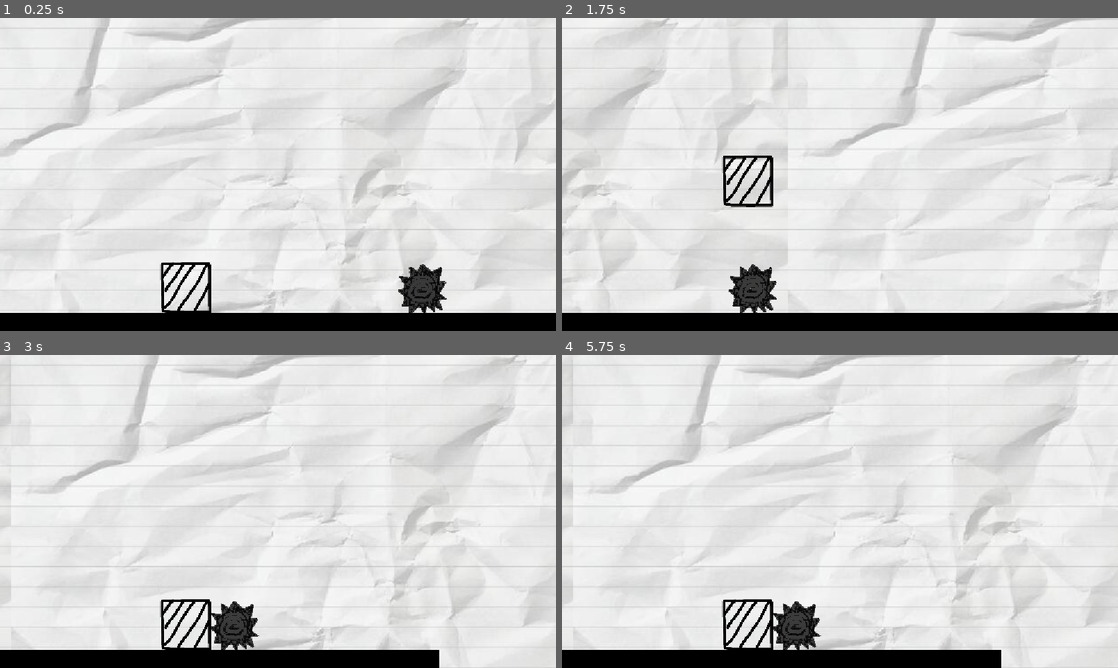
Above: before the commit, frames 1-4 (two rows, left to right).
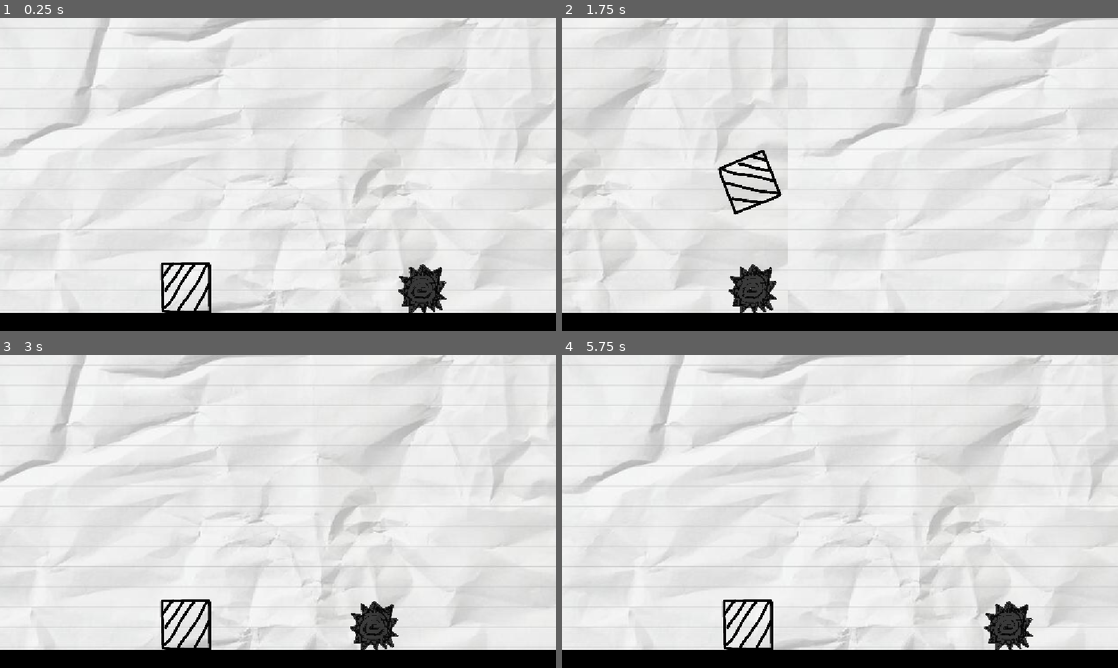
Above: after the commit, the same moments.

Repository: hanifaudah/jump-2
Game: Godot game, scene res://scenes/main.tscn
Same seed, same stepped clock (60 frames per second), same inputs: the game is played once before the commit and once after it.
Inputs:
- Up to frame 1 (0.25 s): no input
- Up to frame 2 (1.75 s): tap Enter (ui_accept) at 0.5, 0.77, 1.52 s
- Up to frame 3 (3 s): no input
- Up to frame 4 (5.75 s): tap Enter (ui_accept) at 3.02, 3.77, 4.52 s

The runs differ from the first frame. In frame 1, less than 0.1% of the frame differs, in the area x 29-38%, y 78-95%; in frame 2, 0.9%; in frame 3, 12%, in the area x 0-100%, y 0-100%; in frame 4, 11%.

Commit message:
update level 1

Diff:
--- /dev/null
+++ b/scenes/death_screen.tscn
@@ -0,0 +1,9 @@
+[gd_scene format=3 uid="uid://mmydow6ddikw"]
+
+[ext_resource type="Texture2D" uid="uid://dllnb2jhnprkg" path="res://assets/death_screen.png" id="1_uyutr"]
+
+[node name="DeathScreen" type="Node2D" unique_id=1371742448]
+
+[node name="DeathScreen" type="Sprite2D" parent="." unique_id=2085223322]
+position = Vector2(580, 330)
+texture = ExtResource("1_uyutr")
--- /dev/null
+++ b/scenes/finish_line.tscn
@@ -0,0 +1,13 @@
+[gd_scene format=3 uid="uid://e5ewcmd2ajwt"]
+
+[ext_resource type="Script" uid="uid://gooq3ns4c3es" path="res://scripts/finish_line.gd" id="1_ojfi3"]
+
+[sub_resource type="RectangleShape2D" id="RectangleShape2D_ot528"]
+size = Vector2(20, 150)
+
+[node name="FinishLine" type="StaticBody2D" unique_id=809478107]
+script = ExtResource("1_ojfi3")
+
+[node name="CollisionShape2D" type="CollisionShape2D" parent="." unique_id=44340904]
+position = Vector2(0, 65)
+shape = SubResource("RectangleShape2D_ot528")
--- a/scenes/level1.tscn
+++ b/scenes/level1.tscn
@@ -4,13 +4,26 @@
 [ext_resource type="PackedScene" uid="uid://chk45sbe53y14" path="res://scenes/floor.tscn" id="2_dopym"]
 [ext_resource type="PackedScene" uid="uid://b72p38rfwlfch" path="res://scenes/player.tscn" id="3_ootpb"]
 [ext_resource type="PackedScene" uid="uid://cfhfibutt7ox6" path="res://scenes/rock.tscn" id="4_dwgg1"]
+[ext_resource type="PackedScene" uid="uid://e5ewcmd2ajwt" path="res://scenes/finish_line.tscn" id="5_ru4tf"]
 
 [node name="Level1" type="Node2D" unique_id=963956770]
 script = ExtResource("1_jwv3a")
 
 [node name="Floor" parent="." unique_id=1536830416 instance=ExtResource("2_dopym")]
 position = Vector2(0, 610)
-scale = Vector2(3, 1)
+scale = Vector2(6, 1)
+
+[node name="Floor2" parent="." unique_id=1798165315 instance=ExtResource("2_dopym")]
+position = Vector2(4610, 510)
+scale = Vector2(0.3, 1)
+
+[node name="Floor3" parent="." unique_id=257097353 instance=ExtResource("2_dopym")]
+position = Vector2(4960, 410)
+scale = Vector2(0.3, 1)
+
+[node name="Floor4" parent="." unique_id=1678040935 instance=ExtResource("2_dopym")]
+position = Vector2(5310, 310)
+scale = Vector2(0.3, 1)
 
 [node name="Line2D" type="Line2D" parent="." unique_id=1241511202]
 scale = Vector2(26.095, 1)
@@ -30,3 +43,15 @@
 
 [node name="StaticBody2D3" parent="." unique_id=118639133 instance=ExtResource("4_dwgg1")]
 position = Vector2(3030, 560)
+
+[node name="StaticBody2D4" parent="." unique_id=1960910848 instance=ExtResource("4_dwgg1")]
+position = Vector2(4560, 560)
+
+[node name="StaticBody2D5" parent="." unique_id=498616071 instance=ExtResource("4_dwgg1")]
+position = Vector2(4910, 460)
+
+[node name="StaticBody2D6" parent="." unique_id=429377143 instance=ExtResource("4_dwgg1")]
+position = Vector2(5260, 360)
+
+[node name="FinishLine" parent="." unique_id=809478107 instance=ExtResource("5_ru4tf")]
+position = Vector2(6900, 470)
--- a/scenes/player_spawn.tscn
+++ /dev/null
@@ -1,13 +0,0 @@
-[gd_scene format=3 uid="uid://b20n3k5s2chhl"]
-
-[ext_resource type="Script" uid="uid://ca7sw8w7bp5ji" path="res://scenes/player_spawn.gd" id="1_evywo"]
-
-[node name="PlayerSpawn" type="Node2D" unique_id=2026362471]
-script = ExtResource("1_evywo")
-
-[node name="ColorRect" type="ColorRect" parent="." unique_id=1232483147]
-offset_left = 100.0
-offset_top = 508.0
-offset_right = 200.0
-offset_bottom = 608.0
-color = Color(0.42745098, 1, 1, 1)
--- /dev/null
+++ b/scenes/rock.gd
@@ -0,0 +1,2 @@
+class_name Rock
+extends StaticBody2D
--- a/scenes/rock.tscn
+++ b/scenes/rock.tscn
@@ -1,11 +1,13 @@
 [gd_scene format=3 uid="uid://cfhfibutt7ox6"]
 
 [ext_resource type="Texture2D" uid="uid://6avfj33a470y" path="res://assets/rock.png" id="1_1di36"]
+[ext_resource type="Script" uid="uid://dxj5yoyidrrc3" path="res://scenes/rock.gd" id="1_mek2u"]
 
 [sub_resource type="RectangleShape2D" id="RectangleShape2D_l62v7"]
 size = Vector2(100, 100)
 
 [node name="Rock" type="StaticBody2D" unique_id=1739663039]
+script = ExtResource("1_mek2u")
 
 [node name="ColorRect" type="ColorRect" parent="." unique_id=596985645]
 anchors_preset = 8
--- /dev/null
+++ b/scripts/finish_line.gd
@@ -0,0 +1,2 @@
+class_name FinishLine
+extends StaticBody2D
--- a/scripts/main.gd
+++ b/scripts/main.gd
@@ -4,6 +4,7 @@
 
 @onready var camera: Camera2D = $Camera2D
 var player: Player
+var finish_line: FinishLine
 var viewport_size: Vector2
 var offset: float
 
@@ -18,11 +19,26 @@
 	add_child(level)
 
 	player = level.get_node("Player") as Player
+	player.died.connect(_on_player_died)
+	player.level_completed.connect(_on_player_level_completed)
 	player.position.x = player.get_width()
+
+	finish_line = level.get_node("FinishLine") as FinishLine
+
+func _on_player_died():
+	get_tree().reload_current_scene()
+
+func _on_player_level_completed():
+	get_tree().reload_current_scene()
 
 func _process(_delta):
 	if player:
-		camera.position.x = max(camera.position.x, player.global_position.x + offset)
+		# nearing finish line
+		if camera.position.x + viewport_size.x >= finish_line.position.x:
+			camera.position.x = finish_line.position.x - viewport_size.x
+		else:
+			camera.position.x = max(camera.position.x, player.global_position.x + offset)
+
 
 func _render_background():
 	# Parallax setup
--- a/scripts/player.gd
+++ b/scripts/player.gd
@@ -5,8 +5,12 @@
 @export var jump_velocity = 450.0
 @export var gravity_scale: float = 1.5
 @export var fall_multiplier: float = 1.6
+@export var spin_speed: float = 6.0   # radians per second (about 1 turn/sec)
 
 @onready var sprite: Sprite2D = $Sprite2D
+
+signal died
+signal level_completed
 
 var gravity = ProjectSettings.get_setting("physics/2d/default_gravity")
 
@@ -14,6 +18,8 @@
 	velocity.x = speed
 
 func _physics_process(delta):
+	move_and_slide()
+
 	# Gravity
 	if not is_on_floor():
 		var g = gravity * gravity_scale
@@ -21,11 +27,30 @@
 			g *= fall_multiplier
 		velocity.y += g * delta
 
+	if is_on_floor():
+		sprite.rotation = 0.0
+	else:
+		sprite.rotation += spin_speed * delta
+
 	# Jump
 	if Input.is_action_just_pressed("ui_accept") and is_on_floor():
 		velocity.y = -1 * jump_velocity
 
-	move_and_slide()
+	for i in get_slide_collision_count():
+		var collider = get_slide_collision(i).get_collider()
+		if collider is Rock:
+			die()
+			break
+
+		if collider is FinishLine:
+			level_complete()
+			break
 
 func get_width():
 	return sprite.get_rect().size.x
+
+func die():
+	died.emit()
+
+func level_complete():
+	level_completed.emit()
Binary file added: assets/death_screen.png
Not shown, added: assets/death_screen.png.import
Not shown, added: scenes/rock.gd.uid
Not shown, added: scripts/finish_line.gd.uid
Renamed: scenes/player_spawn.gd -> scripts/player_spawn.gd
Renamed: scenes/player_spawn.gd.uid -> scripts/player_spawn.gd.uid
